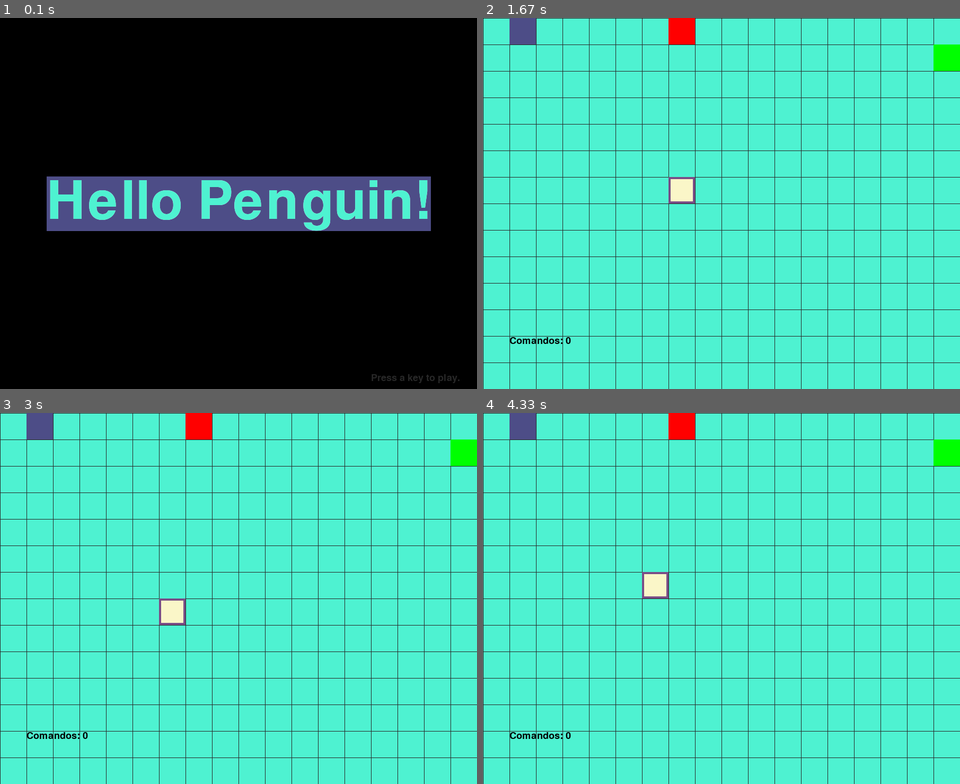
Above: before the commit, frames 1-4 (two rows, left to right).
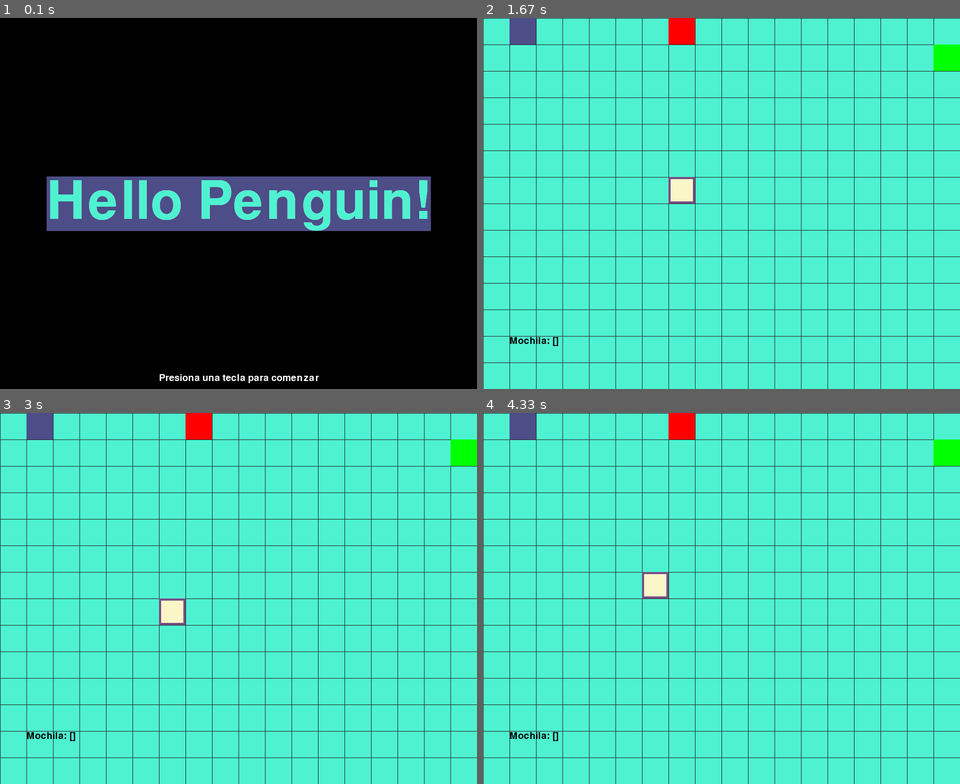
Above: after the commit, the same moments.

Repository: cokebaros/hackaton-penguin-game
Game: pygame game, started from hello_penguin.py
Same seed, same stepped clock (60 frames per second), same inputs: the game is played once before the commit and once after it.
Inputs:
- Up to frame 1 (0.1 s): no input
- Up to frame 2 (1.67 s): tap Enter at 0.33 s; hold Right 0.67-1.13 s; hold Up 1.17-1.48 s; hold Right from 1.52 s (still down)
- Up to frame 3 (3 s): release Right at 1.98 s; hold Left 2.02-2.55 s; hold Down 2.58-2.92 s; hold Left from 2.95 s (still down)
- Up to frame 4 (4.33 s): release Left at 3.35 s; hold Up 3.38-3.75 s; hold Right from 3.78 s (still down)

The runs differ from the first frame. In frame 1, 0.4% of the frame differs, in the area x 33-97%, y 96-99%; in frame 2, 0.2%; in frame 3, 0.2%; in frame 4, 0.2%.

Commit message:
se logra que la lista mochila se actualice segun coma

Diff:
--- a/hello_penguin.py
+++ b/hello_penguin.py
@@ -36,7 +36,6 @@
 
 main_list = []
 
-
 def main():
 
     global FPSCLOCK, DISPLAYSURF, BASICFONT
@@ -121,15 +120,15 @@
 
         # check if the worm has hit itself or the edge
 
-        if wormCoords[HEAD]['x'] == -1 or wormCoords[HEAD]['x'] == CELLWIDTH or wormCoords[HEAD]['y'] == -1 or wormCoords[HEAD]['y'] == CELLHEIGHT:
-
-            direction = None # game over
-
-        for wormBody in wormCoords[1:]:
-
-            if wormBody['x'] == wormCoords[HEAD]['x'] and wormBody['y'] == wormCoords[HEAD]['y']:
-
-                direction = None # game over
+        # if wormCoords[HEAD]['x'] == -1 or wormCoords[HEAD]['x'] == CELLWIDTH or wormCoords[HEAD]['y'] == -1 or wormCoords[HEAD]['y'] == CELLHEIGHT:
+
+        #     direction = None # game over
+
+        # for wormBody in wormCoords[1:]:
+
+        #     if wormBody['x'] == wormCoords[HEAD]['x'] and wormBody['y'] == wormCoords[HEAD]['y']:
+
+        #         direction = None # game over
 
 
         # check if worm has eaten an apply
@@ -139,14 +138,17 @@
             # don't remove worm's tail segment
 
             apple1 = getRandomLocation() # set a new apple somewhere
+            main_list.append('Roja')
 
         if wormCoords[HEAD]['x'] == apple2['x'] and wormCoords[HEAD]['y'] == apple2['y']:
 
             apple2 = getRandomLocation() # set a new apple somewhere
+            main_list.append('Azul')
 
         if wormCoords[HEAD]['x'] == apple3['x'] and wormCoords[HEAD]['y'] == apple3['y']:
 
             apple3 = getRandomLocation() # set a new apple somewhere
+            main_list.append('Verde')
 
 
         DISPLAYSURF.fill(CELESTE)
@@ -161,7 +163,7 @@
 
         drawApple(apple3, GREEN)
 
-        drawList(len(wormCoords)-1)
+        drawList(main_list)
 
         pygame.display.update()
 
@@ -170,11 +172,11 @@
 
 def drawPressKeyMsg():
 
-    pressKeySurf = BASICFONT.render('Press a key to play.', True, DARKGRAY)
+    pressKeySurf = BASICFONT.render('Presiona una tecla para comenzar', True, WHITE)
 
     pressKeyRect = pressKeySurf.get_rect()
 
-    pressKeyRect.topleft = (WINDOWWIDTH - 200, WINDOWHEIGHT - 30)
+    pressKeyRect.topleft = (WINDOWWIDTH - 600, WINDOWHEIGHT - 30)
 
     DISPLAYSURF.blit(pressKeySurf, pressKeyRect)
 
@@ -268,9 +270,9 @@
 
 
 
-def drawList(score):
-
-    scoreSurf = BASICFONT.render('Comandos: %s' % (score), True, BLACK)
+def drawList(lista):
+
+    scoreSurf = BASICFONT.render('Mochila: %s' % (lista), True, BLACK)
 
     scoreRect = scoreSurf.get_rect()
 
